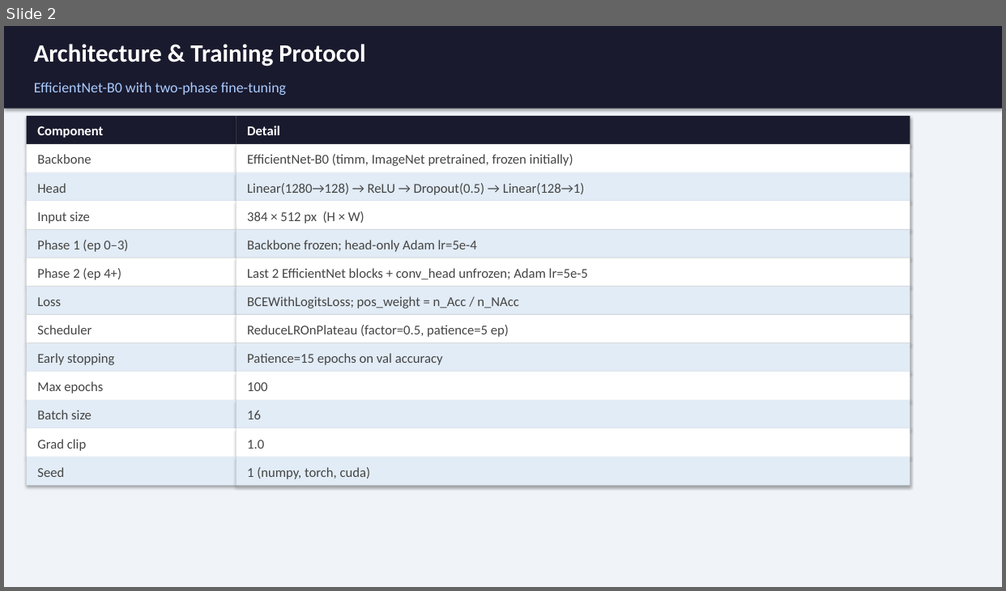
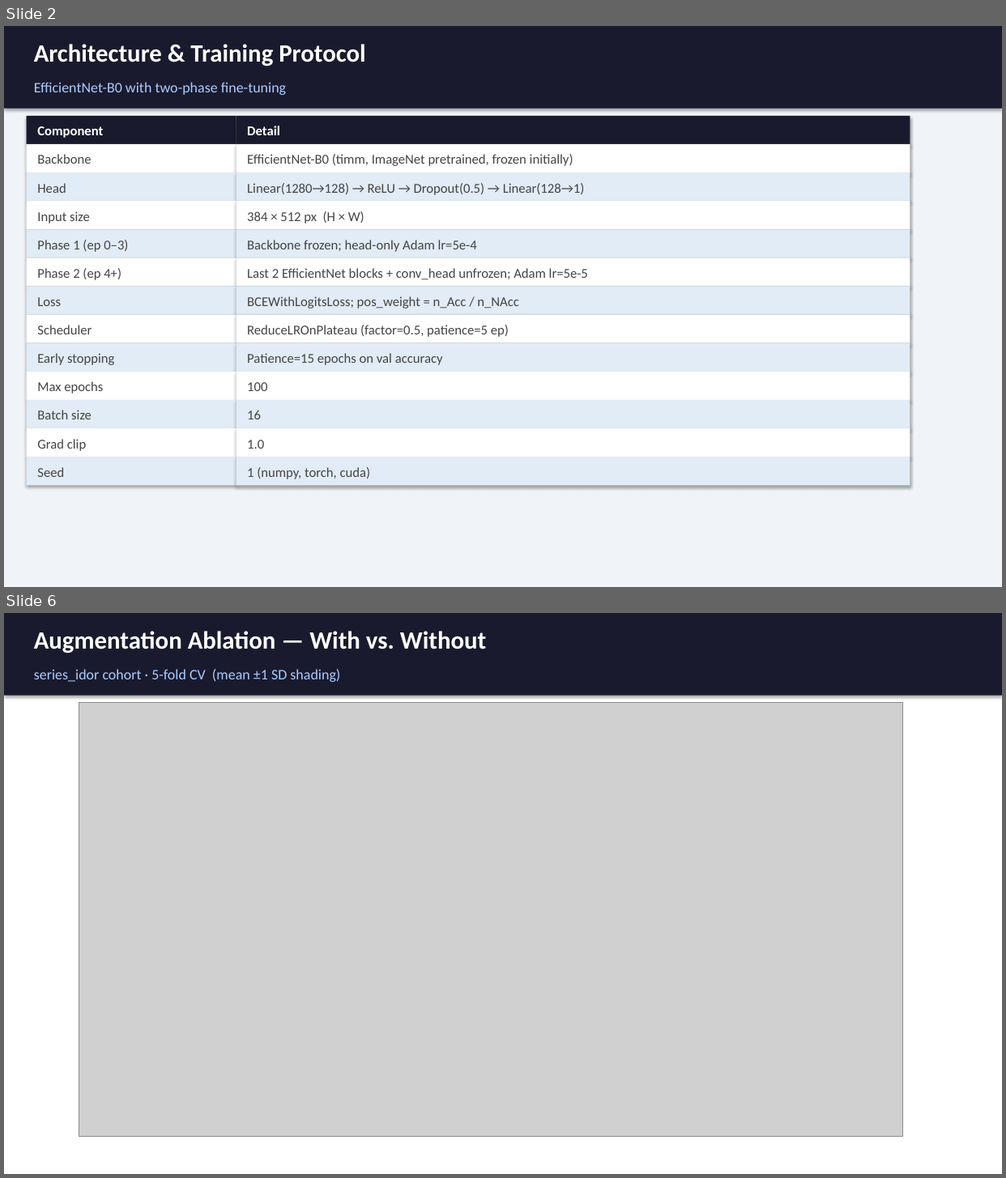
Before and after one commit to dsi-rse/2025-promega-mini-test, a slide deck: figures/image_classifier.pptx. Shown one above the other, each under a label of ours: slide 2 before the commit, slides 2 and 6 after it; the slides between them are not shown. The pictures are 1006x591 and 1006x1178 pixels, drawn with LibreOffice and Linux fonts; fonts in the diff are those of the drawing; grey boxes stand for pictures. Boxes give left, top, right and bottom in pixels: in the first picture for what was removed or moved away, otherwise in the second. Text is boxed around its words. In the diff, an @@ line names an element or a change of style, - is before the commit and + after.

```diff
--- a/figures/image_classifier.pptx
+++ b/figures/image_classifier.pptx
@@ slide 6 added at [4, 613, 1002, 1174], background #FFFFFF @@
@@ rectangle added at [4, 613, 1002, 696], fill #1A1A2E @@
@@ text added at [34, 631, 486, 653], 24 pt, text #FFFFFF, bold @@
+Augmentation Ablation — With vs. Without
@@ text added at [34, 669, 340, 682], 14 pt, text #AACCFF @@
+series_idor cohort · 5-fold CV (mean ±1 SD shading)
@@ picture added at [79, 703, 902, 1137] @@
```
Also in this commit, not shown: 7 slides changed, 5 other files.
